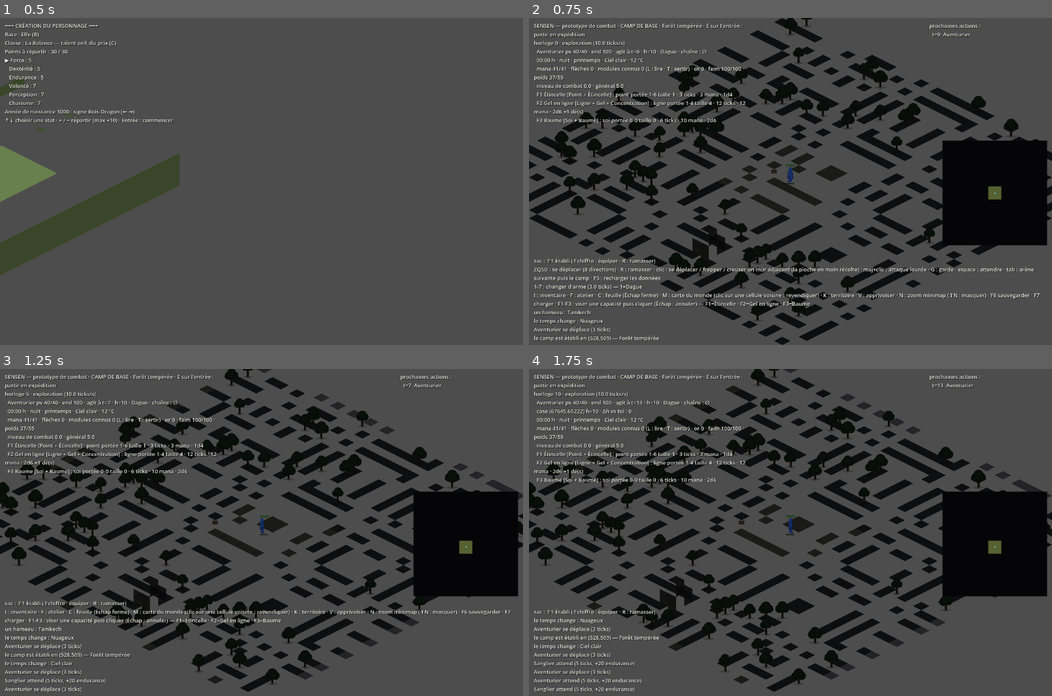
Above: before the commit, frames 1-4 (two rows, left to right).
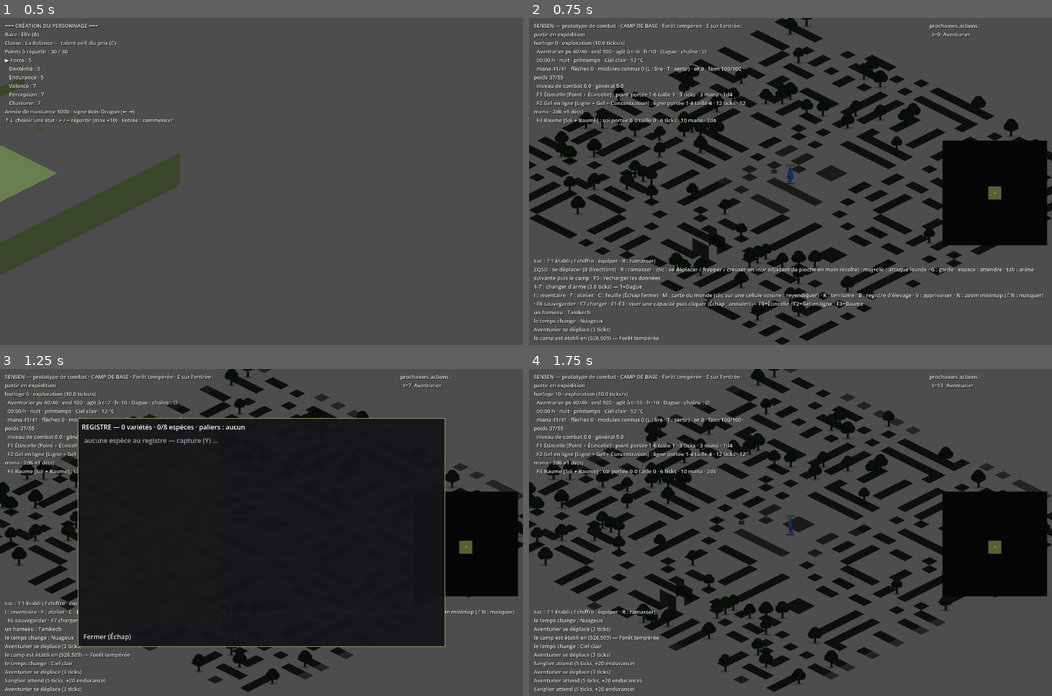
Above: after the commit, the same moments.

Repository: devmarcpro/sensen
Game: Godot game, scene res://scenes/demo/main.tscn
Two runs of this game, one before a commit and one after it. Both use one fixed random seed, a clock stepped at 60 frames per second and the inputs below.
Inputs (mouse positions are in pixels of both pictures, inside the frame that each line leads up to):
- Up to frame 1 (0.5 s): no input
- Up to frame 2 (0.75 s): tap Enter at 0.5 s; move the mouse to (905, 165) at 0.52 s; hold D from 0.53 s (still down); tap H at 0.6 s; click (905, 165) at 0.67 s
- Up to frame 3 (1.25 s): keep holding D; tap Space at 0.77 s; tap B at 0.8 s
- Up to frame 4 (1.75 s): move the mouse to (685, 548) at 1.27 s; release D at 1.28 s; hold Down from 1.28 s (still down); tap B at 1.35 s; tap Space at 1.52 s; tap L at 1.55 s

Frame 1 is identical in both runs. In frame 2, 0.8% of the frame differs, in the area x 1-99%, y 84-89%; in frame 3, 33%, in the area x 1-99%, y 15-85%; in frame 4, 2.2%.
Error in both runs: Invalid access to property or key 'proto_bouclier' on a base object of type 'Dictionary'. (res://scenes/demo/main.gd:247)

Commit message:
Registre d'elevage (ecran B) : varietes / possibles, records des loci, alleles vus, paliers (captures +2 a 75 varietes, couvees +2 a 10 especes, bestiaire complet +4) ; planter passe sur H (L lisait deja)
Co-Authored-By: Claude Fable 5 <noreply@anthropic.com>

Diff:
--- a/godot/data/combat_rules.json
+++ b/godot/data/combat_rules.json
@@ -735,6 +735,23 @@
       0.16
     ],
     "couvees_par_semaine": 1,
-    "age_adulte_semaines": 1
+    "age_adulte_semaines": 1,
+    "paliers": {
+      "varietes": [
+        [
+          75,
+          "capture",
+          2
+        ]
+      ],
+      "especes": [
+        [
+          10,
+          "couvees",
+          2
+        ]
+      ],
+      "bestiaire_complet_capture": 4
+    }
   }
 }
--- a/godot/locale/fr.csv
+++ b/godot/locale/fr.csv
@@ -98,7 +98,7 @@
 capacite.etincelle.name,Étincelle
 capacite.gel_en_ligne.name,Gel en ligne
 capacite.baume.name,Baume
-ui.aide.capacites,I : inventaire · F : atelier · C : feuille (Échap ferme) · M : carte du monde (clic sur une cellule voisine : revendiquer) · K : territoire · V : apprivoiser · N : zoom minimap (⇧N : …(109 unchanged characters)…
+ui.aide.capacites,I : inventaire · F : atelier · C : feuille (Échap ferme) · M : carte du monde (clic sur une cellule voisine : revendiquer) · K : territoire · B : registre d'élevage · V : apprivoiser · N : zoom minimap (⇧N : …(109 unchanged characters)…
 ui.capacite,{touche} {nom} [{modules}] : {forme} portée {pmin}-{pmax} taille {taille} · {ticks} ticks · {ressource} {monnaie} · {des}{bonus}
 ui.capacite.visee,VISÉE : {nom} — cliquer une tuile (Échap annule)
 ui.capacite.preview,{nom} sur {def} : {des}{bonus} ×{dom} → zone {zone} ×{mult} − armure {armure} ⇒ {min}–{max}
@@ -401,6 +401,16 @@
 ui.atelier.vide,  (aucune station dans le sac)
 tile_content.plante.name,Plante
 tile_content.eau.name,Eau
+ui.ecran.registre,"REGISTRE — {n} variétés · {especes}/{total} espèces · paliers : {paliers}"
+ui.registre.espece,"{nom} — {mode} · {n}/{possibles} variétés{records}"
+ui.registre.aucun,aucune espèce au registre — capture (Y) ou couvée
+ui.registre.grille_ligne,"couleur {c} : motifs {motifs}"
+ui.registre.record," · record {locus} {v}"
+ui.registre.paliers_aucun,aucun
+palier.capture,captures +{n}
+palier.couvees,couvées +{n}
+palier.bestiaire,bestiaire complet
+ui.ecran.planter,Planter (H) — sur une tuile libre voisine d'une cellule Champs
 journal.harmonie,"assiette harmonieuse : les cinq éléments (×1,2)"
 ui.objet.harmonie," · harmonie ×{n}"
 species.chat.name,Chat des ruelles
@@ -593,7 +603,6 @@
 item.tomate.name,Tomate
 tile_content.culture.name,Parcelle
 tile_content.culture_mure.name,Parcelle mûre
-ui.ecran.planter,Planter (L) — sur une tuile libre voisine d'une cellule Champs
 ui.gestion.boutique,"boutique : caisse {caisse} or · marge ×{marge} (+/−) · {etals} étal(s) · clients en attente {clients}"
 ui.gestion.parcelles,"parcelles : {n} ({mures} mûres)"
 journal.plante,"{nom} plante {plante}"
@@ -1017,7 +1026,7 @@
 slotc.sangles,sangles
 slotc.divers,divers
 ui.ecran.fermer,Fermer (Échap)
-ui.ecran.inventaire,"INVENTAIRE — {n} objets dans le sac (E : équiper/retirer · J : jeter · L : lire · T : sertir · au camp : P poser, M mur, O porte, R ranger · G : manger)"
+ui.ecran.inventaire,"INVENTAIRE — {n} objets dans le sac (E : équiper/retirer · J : jeter · L : lire · T : sertir · au camp : P poser, M mur, O porte, R ranger, H planter · G : manger)"
 ui.ecran.sac,sac
 ui.ecran.slot_vide,(emplacement vide)
 ui.ecran.equiper,Équiper / retirer (E)
--- a/godot/scenes/demo/ecrans.gd
+++ b/godot/scenes/demo/ecrans.gd
@@ -209,7 +209,7 @@
 				main.sim.regler_marge(-float(main.sim.regles.r.royaume.boutique.marge_pas))
 				rafraichir()
 				return true
-		KEY_L:
+		KEY_H:
 			if courant == "inventaire":
 				var en: Dictionary = entrees[liste.get_selected_items()[0]] if not liste.get_selected_items().is_empty() and liste.get_selected_items()[0] < entrees.size() else {}
 				if en.get("kind", "") == "objet":
@@ -248,6 +248,8 @@
 			_construire_quetes(j)
 		"gestion":
 			_construire_gestion(j)
+		"registre":
+			_construire_registre(j)
 		"assigner":
 			_construire_assigner(j)
 		"commerce":
@@ -549,6 +551,55 @@
 	for cat in roy.tariffs.keys():
 		tarifs.append("%s %d %%" % [str(cat), int(round(float(roy.tariffs[cat]) * 100.0))])
 	return "lois : " + (" · ".join(l) if not l.is_empty() else "aucune") + "\ndouanes : " + (" · ".join(tarifs) if not tarifs.is_empty() else "—") + " (défaut %d %%)" % int(round(float(roy.taxes.tariff_default) * 100.0))
+
+
+## Le registre d'élevage (Vivarium — registre et paliers) : une ligne par espèce, le détail d'une seule à la fois.
+func _construire_registre(_j: Dictionary) -> void:
+	var sim = main.sim
+	var t: Dictionary = sim.territoire
+	var reg: Dictionary = t.get("registre", {})
+	var nv := 0
+	for esp in reg.keys():
+		nv += reg[esp].size()
+	var pal: Dictionary = sim.paliers_elevage()
+	var atteints: Array[String] = []
+	for a in pal.atteints:
+		atteints.append(tr(str(a)).format({"n": pal.get(str(a).trim_prefix("palier."), 0)}))
+	titre.text = tr("ui.ecran.registre").format({"n": nv, "especes": reg.size(), "total": GameData.catalogues.species.size(), "paliers": ", ".join(atteints) if not atteints.is_empty() else tr("ui.registre.paliers_aucun")})
+	if reg.is_empty():
+		liste.add_item(tr("ui.registre.aucun"), null, false)
+		entrees.append({"kind": "texte", "texte": ""})
+		return
+	var ids: Array = reg.keys()
+	ids.sort()
+	for esp in ids:
+		var e: Dictionary = GameData.entree("species", str(esp))
+		var recs: Dictionary = t.get("records", {}).get(esp, {})
+		var rtxt := ""
+		var lignes: Array[String] = []
+		for nom in recs.keys():
+			if recs[nom] is float:
+				rtxt += tr("ui.registre.record").format({"locus": str(nom), "v": "%.2f" % float(recs[nom])})
+				lignes.append("%s : record %.2f" % [str(nom), float(recs[nom])])
+			elif recs[nom] is Dictionary:
+				var als: Array = recs[nom].keys()
+				als.sort()
+				lignes.append("%s : allèles vus %s" % [str(nom), ", ".join(als)])
+		liste.add_item(tr("ui.registre.espece").format({"nom": tr(e.name_key), "mode": str(e.get("registre", "grille")), "n": reg[esp].size(), "possibles": sim.varietes_possibles(str(esp)), "records": rtxt}))
+		# Le détail : par couleur, les motifs obtenus.
+		var par_couleur: Dictionary = {}
+		for cle in reg[esp].keys():
+			var parts: PackedStringArray = str(cle).split("|")
+			if not par_couleur.has(parts[0]):
+				par_couleur[parts[0]] = []
+			par_couleur[parts[0]].append(parts[1] if parts.size() > 1 else "")
+		var couleurs: Array = par_couleur.keys()
+		couleurs.sort_custom(func(a: String, b: String) -> bool: return int(a) < int(b))
+		for c in couleurs:
+			var ms: Array = par_couleur[c]
+			ms.sort()
+			lignes.append(tr("ui.registre.grille_ligne").format({"c": c, "motifs": ", ".join(ms)}))
+		entrees.append({"kind": "texte", "texte": "\n".join(lignes)})
 
 
 func _construire_assigner(j: Dictionary) -> void:
--- a/godot/scenes/demo/main.gd
+++ b/godot/scenes/demo/main.gd
@@ -582,6 +582,8 @@
 					ecrans.basculer("gestion")
 			KEY_Y:
 				sim.intention(joueur_id, {"type": "capturer"})
+			KEY_B:
+				ecrans.basculer("registre")
 			KEY_N:
 				if ev.shift_pressed:
 					minimap.visible = not minimap.visible
--- a/godot/scenes/tests/test_combat.gd
+++ b/godot/scenes/tests/test_combat.gd
@@ -50,6 +50,7 @@
 	test_elevage_familles()
 	test_loci_et_soie()
 	test_harmonie()
+	test_registre_elevage()
 	test_camp()
 	test_faim_et_poids()
 	test_donjon()
@@ -2051,6 +2052,30 @@
 	s.intention(j.id, {"type": "manger", "objet": r2.uid})
 	var attendu: int = 50 + roundi(float(GameData.entree("items", "ragout").nutrition) * 1.2)
 	verifier(int(j.faim) == mini(100, attendu), "manger l'assiette harmonieuse : nutrition ×1,2 (%d)" % int(j.faim))
+	s.monde.fermer()
+
+
+# ---------------------------------------------------------------- Registre d'élevage et paliers
+
+func test_registre_elevage() -> void:
+	var s := Simulation.new(93)
+	s.charger_camp()
+	verifier(s.varietes_possibles("carpe") == 128 and s.varietes_possibles("ver_a_soie") == 6, "variétés possibles : carpe 16 × 8, ver à soie 6")
+	var a := s._nouveau_specimen("carpe", {"couleur": 1, "motif": 2, "taille": 3.5}, "m")
+	var b := s._nouveau_specimen("carpe", {"couleur": 1, "motif": 2, "taille": 5.0}, "f")
+	var c := s._nouveau_specimen("serpent", {"couleur": 0, "ecailles": [0, 1], "taille": 1.0}, "f")
+	verifier(s.territoire.registre.carpe.size() == 1 and float(s.territoire.records.carpe.taille) == 5.0, "deux carpes de la même variété : 1 variété, record de taille 5")
+	verifier(s.territoire.records.serpent.ecailles.has("0") and s.territoire.records.serpent.ecailles.has("1"), "serpent : allèles 0 et 1 vus")
+	verifier(int(s.paliers_elevage().capture) == 0, "sans palier : pas de bonus de capture")
+	for k in 80:
+		s.territoire.registre.carpe["%d|%d" % [k % 16, k / 16]] = true
+	verifier(int(s.paliers_elevage().capture) == 2, "75 variétés : captures +2")
+	for esp in GameData.catalogues.species.keys():
+		if not s.territoire.registre.has(esp):
+			s.territoire.registre[esp] = {"0|0": true}
+	var pal := s.paliers_elevage()
+	verifier(int(pal.couvees) == 0 or GameData.catalogues.species.size() >= 10, "moins de 10 espèces : pas de couvée en plus (%d espèces)" % GameData.catalogues.species.size())
+	verifier("palier.bestiaire" in pal.atteints and int(pal.capture) == 6, "bestiaire complet : captures +6 au total")
 	s.monde.fermer()
 
 
--- a/godot/systems/combat/simulation.gd
+++ b/godot/systems/combat/simulation.gd
@@ -1359,7 +1359,7 @@
 	if esp.capture.has("appat"):
 		_consommer_pile(e, _pile_objet(e, str(esp.capture.appat)))
 	e.compteur = tick + int(regles.r.actions.objet) * 2
-	var jet := des.jet("1d20") + regles.niveau(e.competences_eff, str(_elv().competence_capture))
+	var jet := des.jet("1d20") + regles.niveau(e.competences_eff, str(_elv().competence_capture)) + int(paliers_elevage().capture)
 	var dd := int(esp.capture.get("dd", 10))
 	gagner_xp(e, str(_elv().competence_capture), 5)
 	if jet < dd:
@@ -1396,6 +1396,54 @@
 		territoire.registre[esp] = {}
 	var cle := "%s|%s" % [str(sp.genome.get("couleur", "")), str(sp.genome.get("motif", ""))]
 	territoire.registre[esp][cle] = true
+	# Records des loci nombre et allèles vus (Vivarium — registre et paliers).
+	if not territoire.has("records"):
+		territoire["records"] = {}
+	if not territoire.records.has(esp):
+		territoire.records[esp] = {}
+	var loci: Dictionary = GameData.catalogues.species.get(esp, {}).get("loci", {})
+	for nom in loci.keys():
+		var t := str(loci[nom].type)
+		var v = sp.genome.get(nom)
+		if t == "nombre" and v != null:
+			territoire.records[esp][nom] = maxf(float(territoire.records[esp].get(nom, 0.0)), float(v))
+		elif t in ["recessif", "lie_au_sexe"] and v is Array:
+			var vus: Dictionary = territoire.records[esp].get(nom, {})
+			for al in v:
+				vus[str(al)] = true
+			territoire.records[esp][nom] = vus
+
+
+## Les paliers du registre (Vivarium — registre et paliers) : bonus de capture, couvées supplémentaires.
+func paliers_elevage() -> Dictionary:
+	var res := {"capture": 0, "couvees": 0, "atteints": []}
+	var pal: Dictionary = _elv().get("paliers", {})
+	var nv := 0
+	for esp in territoire.get("registre", {}).keys():
+		nv += territoire.registre[esp].size()
+	var ne: int = territoire.get("registre", {}).size()
+	for s in pal.get("varietes", []):
+		if nv >= int(s[0]):
+			res[str(s[1])] = int(res.get(str(s[1]), 0)) + int(s[2])
+			res.atteints.append("palier." + str(s[1]))
+	for s in pal.get("especes", []):
+		if ne >= int(s[0]):
+			res[str(s[1])] = int(res.get(str(s[1]), 0)) + int(s[2])
+			res.atteints.append("palier." + str(s[1]))
+	if ne >= GameData.catalogues.species.size() and ne > 0:
+		res.capture = int(res.capture) + int(pal.get("bestiaire_complet_capture", 0))
+		res.atteints.append("palier.bestiaire")
+	return res
+
+
+## Les variétés possibles d'une espèce : le produit des anneaux couleur × motif, sinon des loci qualitatifs.
+func varietes_possibles(esp_id: String) -> int:
+	var loci: Dictionary = GameData.catalogues.species.get(esp_id, {}).get("loci", {})
+	var n := 1
+	for nom in ["couleur", "motif"]:
+		if loci.has(nom) and str(loci[nom].type) == "anneau":
+			n *= int(loci[nom].n)
+	return n
 
 
 ## Le passage hebdomadaire de l'élevage : dans chaque vivarium de la fenêtre, le premier couple valide donne une couvée.
@@ -1426,10 +1474,12 @@
 			continue
 		var ctx := {"habitat": str(m.type_meuble), "libre": int(m.capacite_slots) - contenants[gi].size(), "temp": float(temperature_ressentie({"pos": pos}).temp), "saison": saison()}
 		var fait := false
+		var couvees := 0
+		var couvees_max: int = int(_elv().couvees_par_semaine) + int(paliers_elevage().couvees)
 		var derniere: Array = []
 		for i in specimens.size():
 			for j in range(i + 1, specimens.size()):
-				if fait:
+				if couvees >= couvees_max:
 					break
 				var res := conditions_repro(specimens[i], specimens[j], ctx)
 				if not res.ok:
@@ -1452,8 +1502,10 @@
 					_exprimer_loci(enfant, _cell_de(pos), true)
 					_enregistrer_variete(enfant)
 					contenants[gi].append(enfant.uid)
+					ctx.libre = int(ctx.libre) - 1
 					EventBus.emettre(&"journal", [&"journal.couvee", {"espece": esp.name_key, "n": n, "couleur": str(g.get("couleur", "-")), "motif": str(g.get("motif", "-"))}])
 				fait = true
+				couvees += 1
 		if not fait and not derniere.is_empty():
 			var r0: Dictionary = derniere[0]
 			EventBus.emettre(&"journal", [&"journal.couvee_refusee", {"espece": GameData.catalogues.species[str(specimens[0].espece)].name_key, "raison": str(r0.cle)}])
Not shown, changed: README.md
Not shown, changed: docs/00 - Index/Vers la production.md
Not shown, changed: docs/07 - Société/Agriculture et élevage.md
Not shown, changed: docs/09 - Contenu/Vivarium — registre et paliers.md
